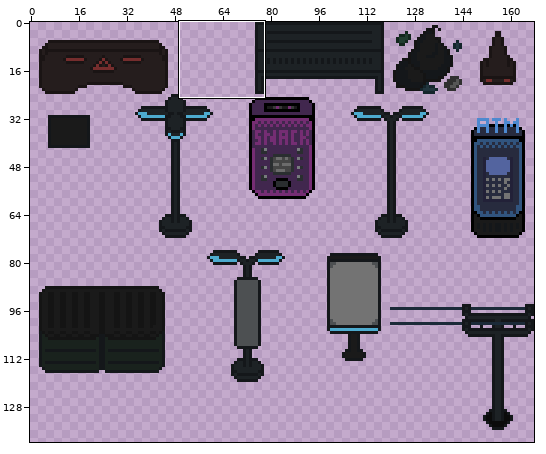
File history of a sprite sheet, art/dark alley/DarkAlley Objects.png. Above: a wide view before the commit, with the close-up outlined.
Close-up. Before the commit:
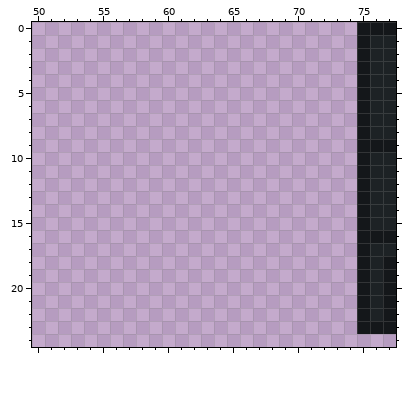
The file is 168x168 pixels. Colours within 5 levels of each other are drawn and written as one. Shown: x 50..77, y 0..24. The old version is drawn lined up with the new one. The wide view leaves out empty margins.
After:
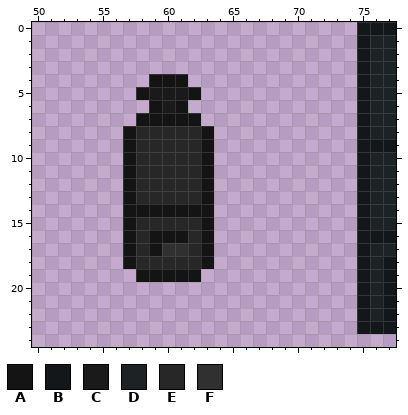
Palette (. is transparent): A #141414  B #14171a  C #1a1a1a  D #1d2225  E #272727  F #303030
The exact change:
drawings rearranged on the sheet (the old picture shows each at its new place)
Colour A is added in row 4 at x 59 to 61; in row 5 at x 58 and 62; in row 6 at x 59 and 61; in row 7 at x 58 to 62; in rows 8 to 13 at x 57 and 63; in row 14 at x 57 to 63.
Colour A is added in row 15 at x 57 and 63; in row 16 at x 57, 59 to 61 and 63; in row 17 at x 57, 59 and 63; in row 18 at x 57 and 63; in row 19 at x 58 to 62.
Colour C is added in row 5 at x 59 to 61; in row 6 at x 60.
Colour E is added in rows 8 to 13 at x 58 to 62; in row 15 at x 58 to 62; in rows 16 to 17 at x 58 and 62; in row 18 at x 58 to 62.
Colour F is added in row 17 at x 60 to 61.
Where, in picture pixels (left, top, right, bottom), the same in both close-ups:
added: (123, 74, 214, 282)
